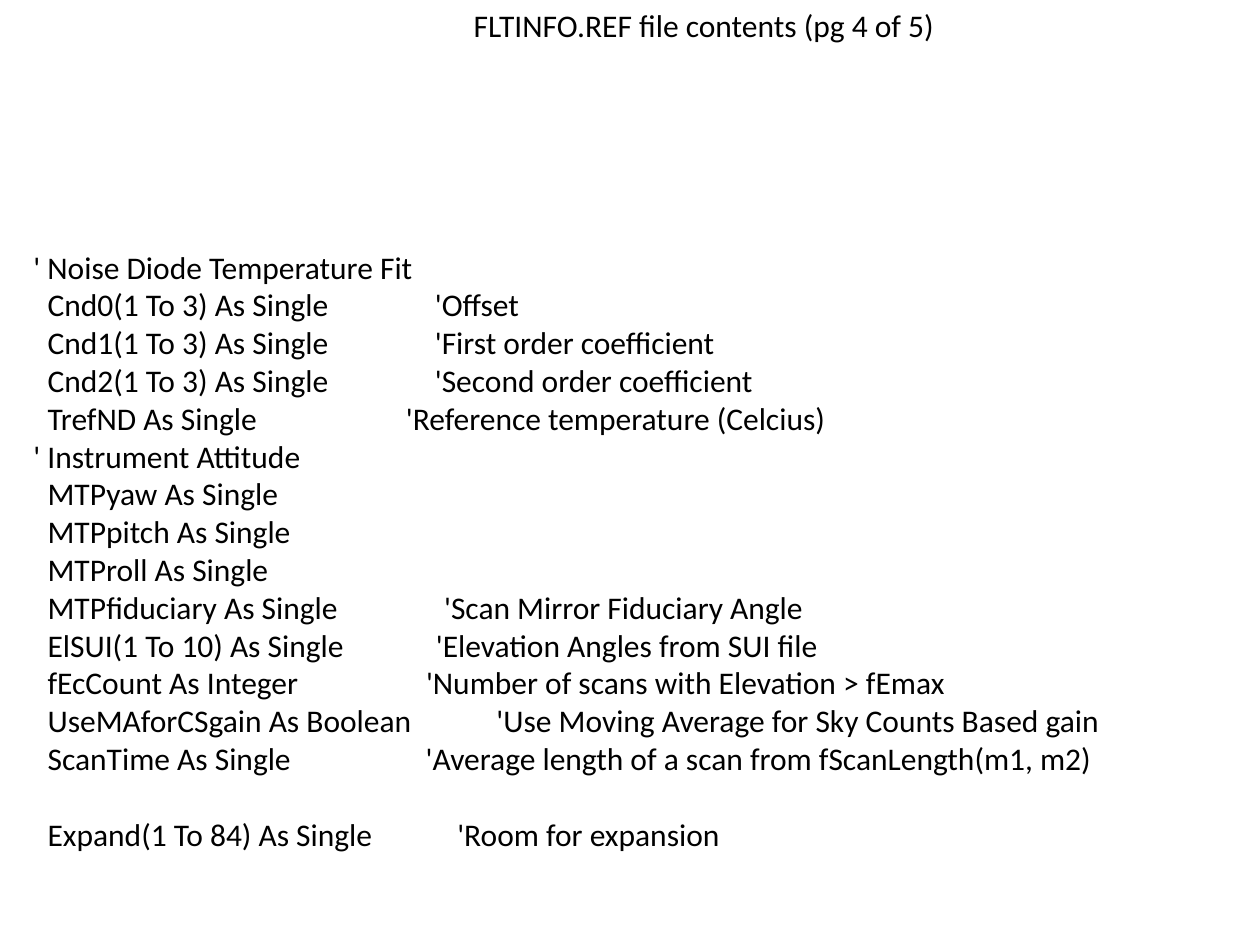
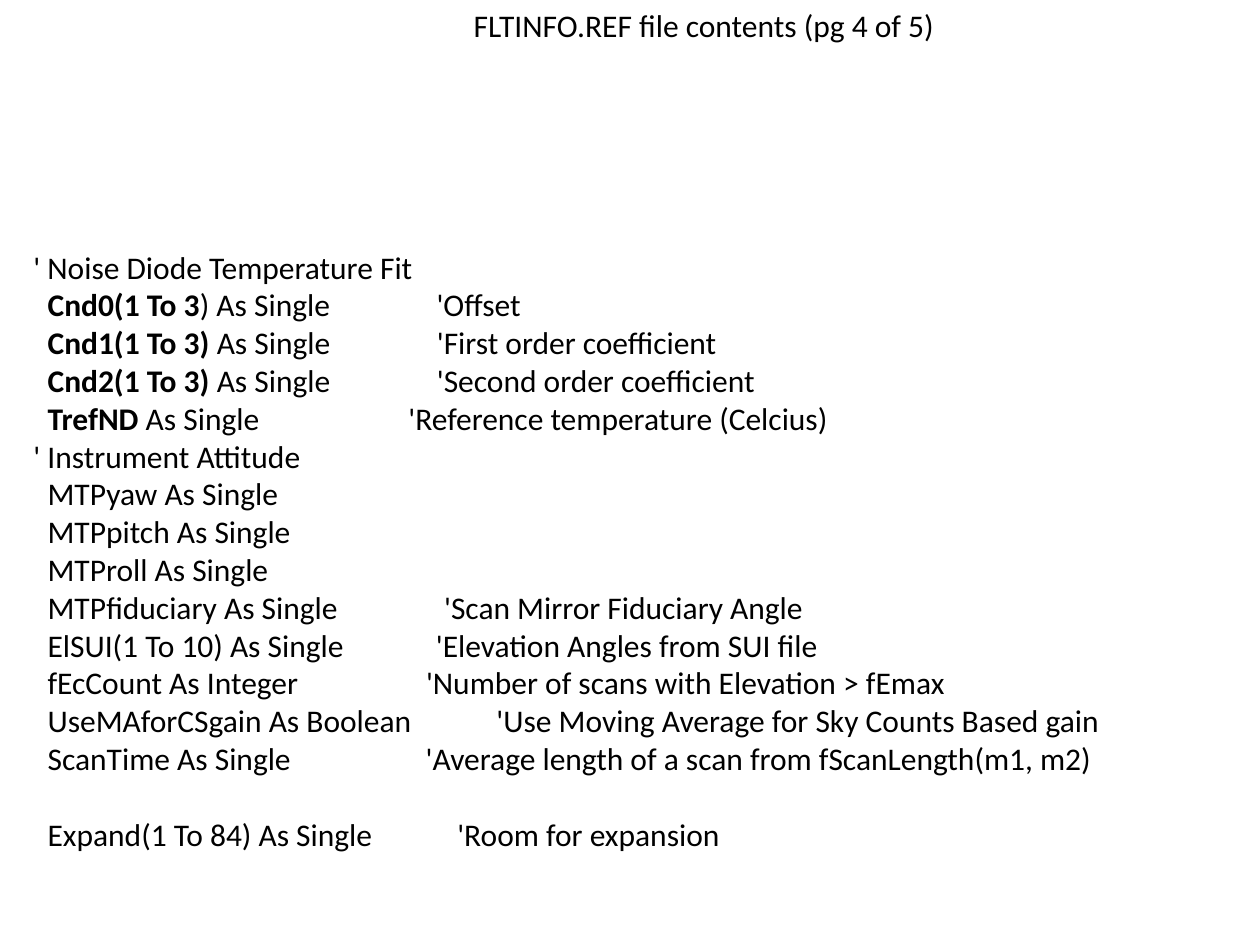
Before and after one commit to NCAR/nimbus, a slide deck: slide 12 of instruments/mtp/doc/MTP-DFD.pptx. Drawn at 1260x945 pixels with LibreOffice and Linux fonts; fonts in the diff are those of the drawing. Boxes give left, top, right and bottom in pixels: in the first picture for what was removed or moved away, otherwise in the second. Text is boxed around its words. In the diff, an @@ line names an element or a change of style, - is before the commit and + after.

```diff
--- a/instruments/mtp/doc/MTP-DFD.pptx
+++ b/instruments/mtp/doc/MTP-DFD.pptx
@@ text at bbox=[48, 293, 827, 436]: bold on in "Cnd0(1 To 3)", "Cnd1(1 To 3)", "Cnd2(1 To 3)", "TrefND" @@
```
Also in this commit, not shown: 1 other slide changed, 4 slides added, 2 slides removed.
